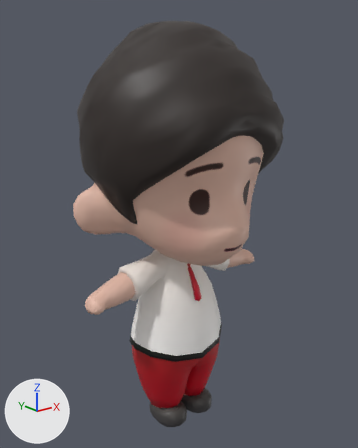
What one commit did to the FBX model Assets/3D Model/FBX/Character/nusan_sd.fbx.
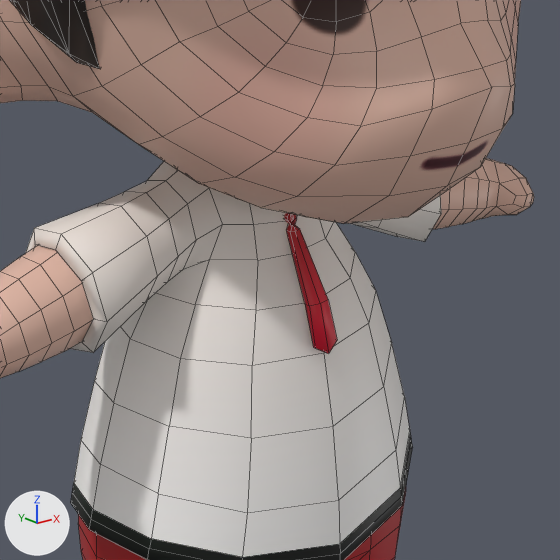
Each version is shown whole from a 50 mm camera at (-0.77, -0.969, 0.946) aimed at (0.012, 0.01, 0.555), then close up on the part from 31% to 73% of the width and 46% to 80% of the height. Every picture has the same lights, and +X, +Y and +Z are marked at lower left. The close-ups show mesh edges as thin lines. Where no turn or scale is listed for an object, it has been applied to the vertices.

Names of what the first close-up shows: 'Character LP.018'.
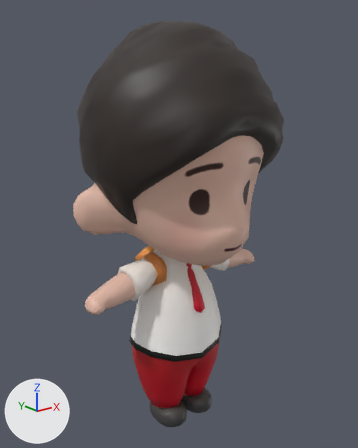
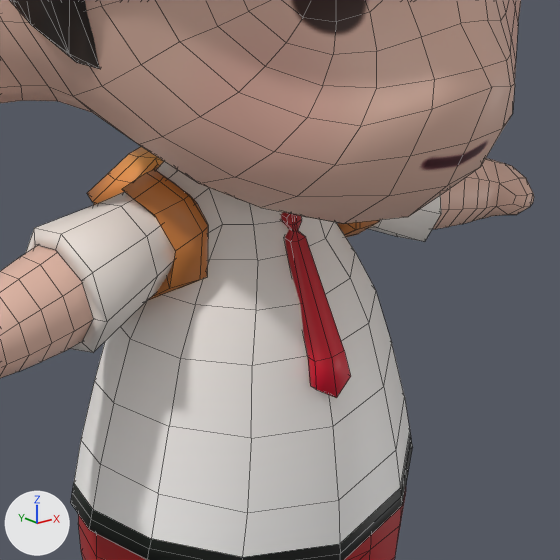
The newer file is also turned or shifted as a whole; pictures and numbers use the older file's frame.

What the commit changed:
me_plane_068 is used by ob_character_lp_018; location (-0.0001, -0.0169, -0.001).
me_plane_068 had 2270 vertices, 2596 faces and spanned x -0.279..0.279, y -0.224..0.274, z 0.0..1.054.
me_plane_068 now has 2500 vertices, 2826 faces and spans x -0.279..0.279, y -0.224..0.274, z 0.0..1.054.
me_plane_068 part 1: a new loose piece of 230 vertices spanning x -0.104..0.104, y -0.023..0.163, z 0.334..0.499, in mat_color_atlas_001 (picture img_ultimate_texture_atlas_v1_0_png).
Part 2, on me_plane_068:
48 vertices move from x -0.011..0.009, y -0.074..-0.026, z 0.374..0.467 to x -0.017..0.015, y -0.082..-0.026, z 0.344..0.469.

Changed parts and their boxes (x1, y1, x2, y2) in the close-ups (560 x 560 px; the box of a moved part takes in the faces that stretch with it):
part 1 of me_plane_068, added (brown): after (87, 147, 380, 300)
part 2 of me_plane_068, moved or reshaped: before (284, 213, 337, 354); after (281, 212, 351, 398)
